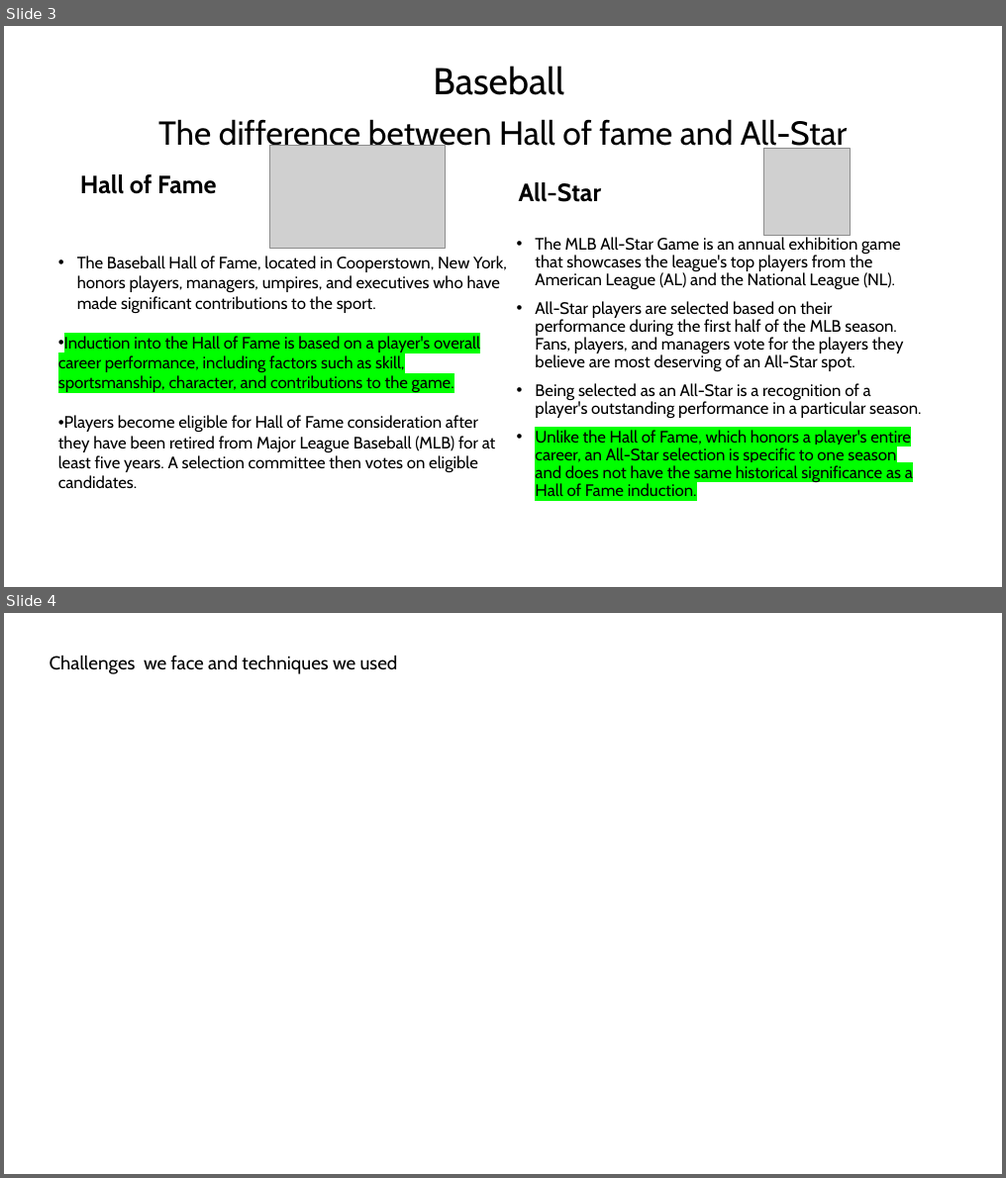
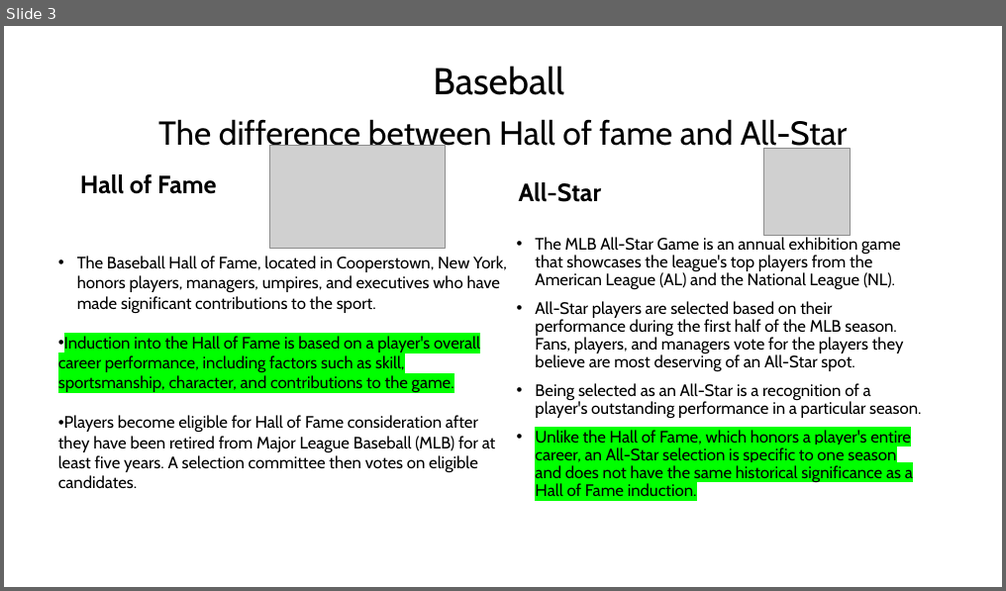
Before and after one commit to leeju09/Project-3-Baseball-, a slide deck: Presentation/Proect3_Group3.pptx. Shown one above the other, each under a label of ours: slides 3 and 4 before the commit, slide 3 after it. The pictures are 1006x1178 and 1006x591 pixels, drawn with LibreOffice and Linux fonts; fonts in the diff are those of the drawing; grey boxes stand for pictures. Boxes give left, top, right and bottom in pixels: in the first picture for what was removed or moved away, otherwise in the second. Text is boxed around its words. In the diff, an @@ line names an element or a change of style, - is before the commit and + after.

```diff
--- a/Presentation/Proect3_Group3.pptx
+++ b/Presentation/Proect3_Group3.pptx
@@ slide 4 removed at box(4, 613, 1002, 1174), background #FFFFFF @@
@@ text removed at box(50, 655, 398, 674) @@
-Challenges we face and techniques we used
```
Also in this commit, not shown: 1 slide changed, 5 slides added.
